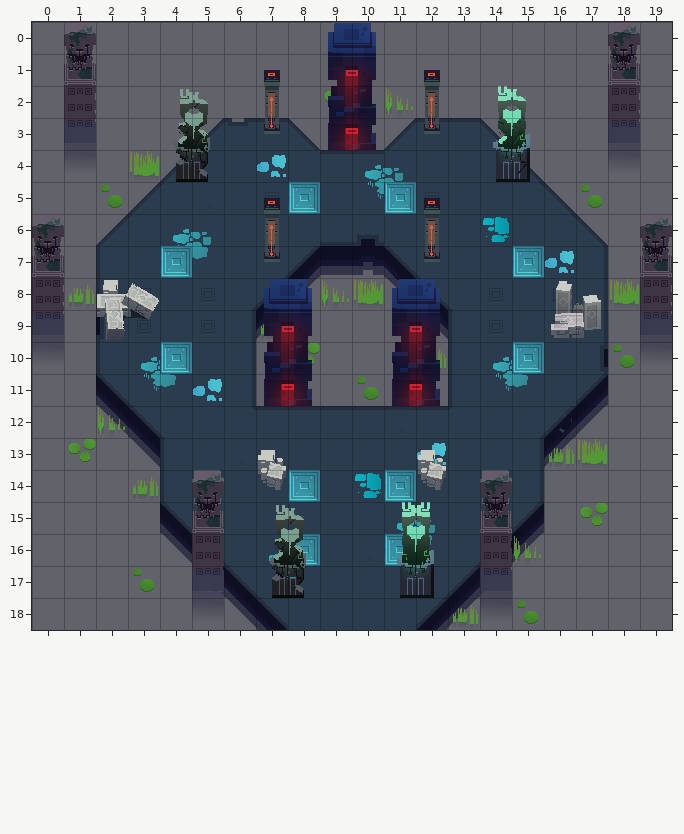
Two versions of a level (Tiled map, Soulslite/Assets/Game/maps/2_DemoLevel_Map.tmx). The first picture shows the starting point.
Cells are 32x32 px. Shown: x 0..19, y 0..18.
Now the later version:
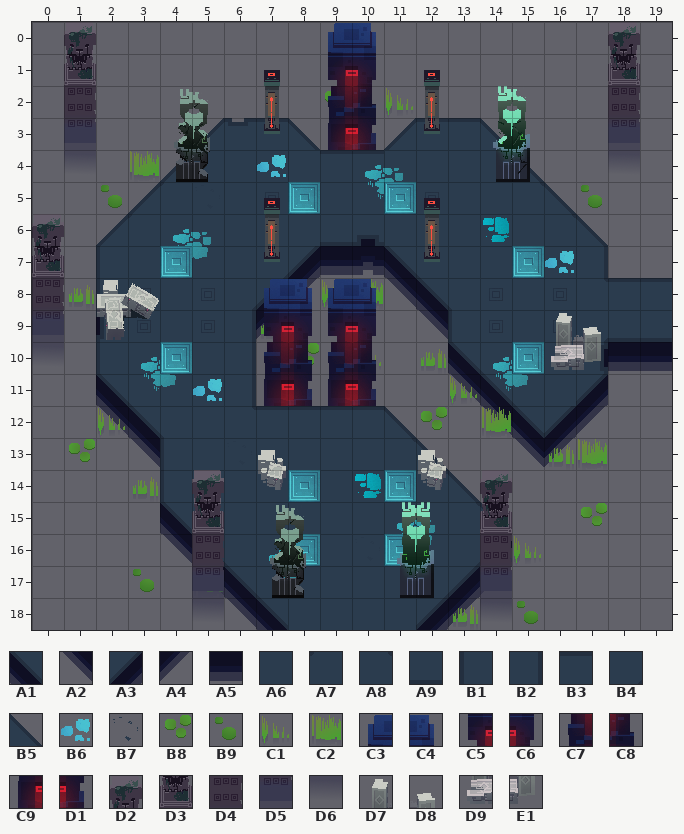
Key: from "background": A1 0 "cliff-diag-left1_1", A2 1 "cliff-diag-left1_2", A3 4 "cliff-diag-right1_1", A4 5 "cliff-diag-right1_2", A5 8 "cliff-down", A6 10 "floor", A7 11 "floor-cliff-dot-upleft", A8 12 "floor-cliff-dot-upright", A9 13 "floor-cliff-down", B1 17 "floor-cliff-left", B2 19 "floor-cliff-right", B3 21 "floor-cliff-up", B4 26 "floor-diag1-dot-bottomri", B5 28 "cliff-diag-upright_1"; from "decoration": B6 7 "floor5", B7 8 "floor6", B8 9 "lilypad-0", B9 10 "lilypad-1", C1 16 "water-grass-1", C2 17 "water-grass-2"; from "obstacles": C3 0 "l_pillar0_0", C4 1 "l_pillar0_1", C5 2 "l_pillar0_2", C6 3 "l_pillar0_3", C7 4 "l_pillar0_4", C8 5 "l_pillar0_5", C9 6 "l_pillar0_6", D1 7 "l_pillar0_7", D2 8 "l_pillar1_0", D3 9 "l_pillar1_1", D4 10 "l_pillar1_2", D5 11 "l_pillar1_3", D6 12 "l_pillar1_4", D7 17 "m_debris1_0", D8 18 "m_debris1_1", D9 19 "m_debris1_2", E1 20 "m_debris1_3".
__ is an empty cell.
See-through tiles are keyed as they look on the map.
The author wrote: extend 2nd demo map; begin 3rd demo map
From old to new:
Layer "Ground":
Tile A6 gives way to tile A1 in row 11 at x 14.
Tile B1 gives way to tile A1 in row 10 at x 13.
Tile B4 gives way to tile A1 in row 12 at x 15.
Tile A6 gives way to tile A2 in row 12 at x 14.
Tile B1 gives way to tile A2 in row 11 at x 13.
Tile B2 gives way to tile A2 in row 13 at x 15.
The edit adds tile A5 in row 10 at x 18 to 19.
Tile B2 gives way to tile A8 in row 8 at x 17.
The edit adds tile A9 in row 9 at x 18 to 19.
The edit adds tile B3 in row 8 at x 18 to 19.
Tile B2 gives way to tile B4 in row 9 at x 17.
Tile A6 gives way to tile B5 in row 13 at x 12; in row 14 at x 13.
Tile B3 gives way to tile B5 in row 12 at x 11.
Tile B4 gives way to tile B5 in row 15 at x 14.
The edit adds tile C9 in row 11 at x 9.
The edit adds tile D1 in row 11 at x 10.
The edit erases tile A3 in row 15 at x 15.
The edit erases tile A4 in row 16 at x 15.
The edit erases tile A6 in row 13 at x 13 to 14; in row 14 at x 14.
The edit erases tile A7 in row 12 at x 13.
The edit erases tile B2 in row 14 at x 15.
The edit erases tile B3 in row 12 at x 12.
The edit erases tile C9 in row 11 at x 11.
The edit erases tile D1 in row 11 at x 12.
Layer "Decoration":
The edit adds tile B8 in row 12 at x 12.
The edit adds tile C1 in row 10 at x 10; in row 11 at x 13.
The edit adds tile C2 in row 12 at x 14.
The edit erases tile B6 in row 13 at x 12.
The edit erases tile B7 in row 12 at x 11 and 16.
The edit erases tile B9 in row 10 at x 18; in row 11 at x 10.
The edit erases tile C2 in row 8 at x 18.
Layer "ObstacleBase":
The edit adds tile D9 in row 10 at x 16.
The edit adds tile E1 in row 10 at x 17.
The edit erases tile D9 in row 9 at x 16.
The edit erases tile E1 in row 9 at x 17.
Layer "Foreground":
The edit adds tile C3 in row 8 at x 9.
The edit adds tile C4 in row 8 at x 10.
The edit adds tile C5 in row 9 at x 9.
The edit adds tile C6 in row 9 at x 10.
The edit adds tile C7 in row 10 at x 9.
The edit adds tile C8 in row 10 at x 10.
The edit adds tile D7 in row 9 at x 16.
The edit adds tile D8 in row 9 at x 17.
The edit erases tile C3 in row 8 at x 11.
The edit erases tile C4 in row 8 at x 12.
The edit erases tile C5 in row 9 at x 11.
The edit erases tile C6 in row 9 at x 12.
The edit erases tile C7 in row 10 at x 11.
The edit erases tile C8 in row 10 at x 12.
The edit erases tile D2 in row 6 at x 19.
The edit erases tile D3 in row 7 at x 19.
The edit erases tile D4 in row 8 at x 19.
The edit erases tile D5 in row 9 at x 19.
The edit erases tile D6 in row 10 at x 19.
The edit erases tile D7 in row 8 at x 16.
The edit erases tile D8 in row 8 at x 17.
